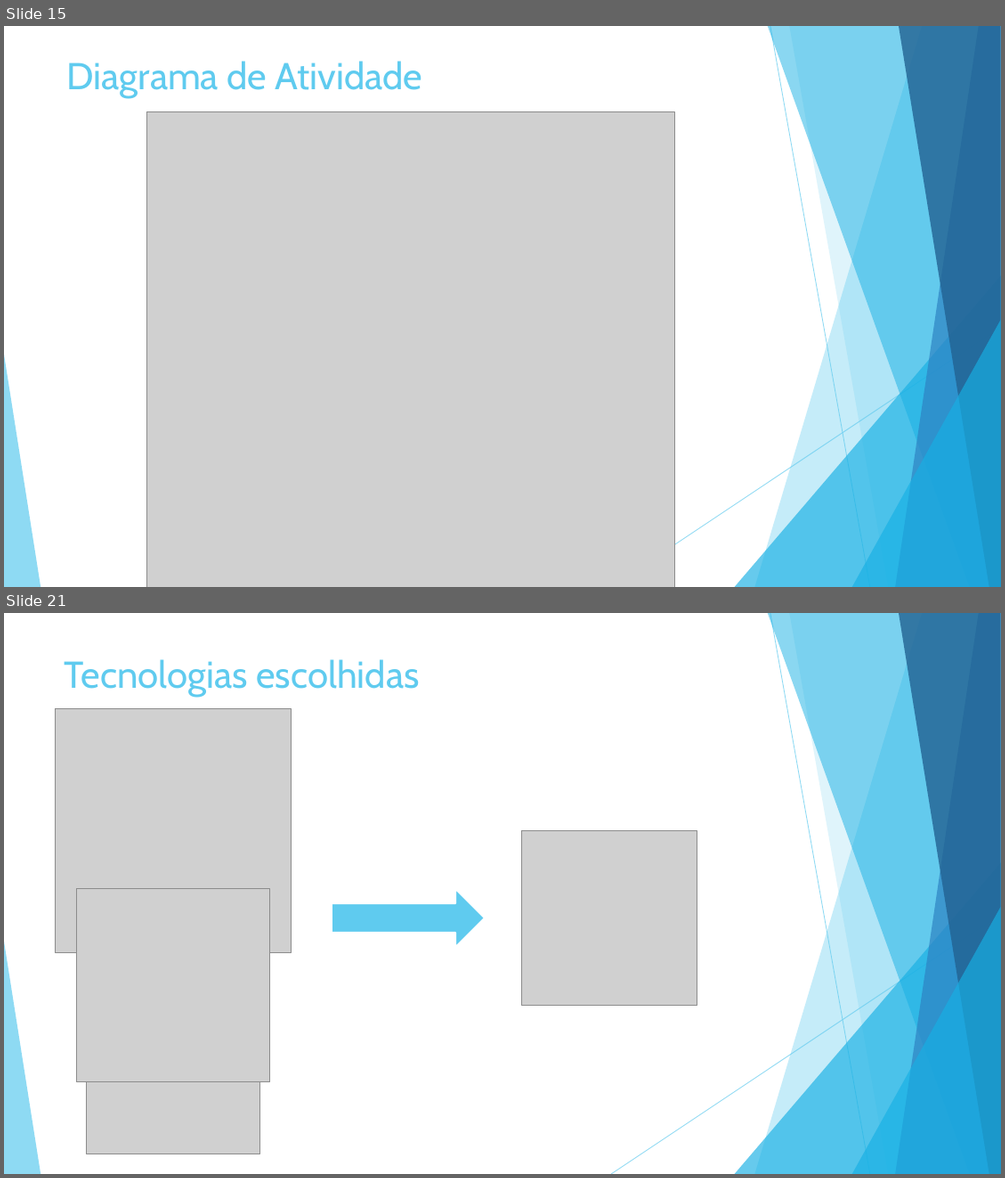
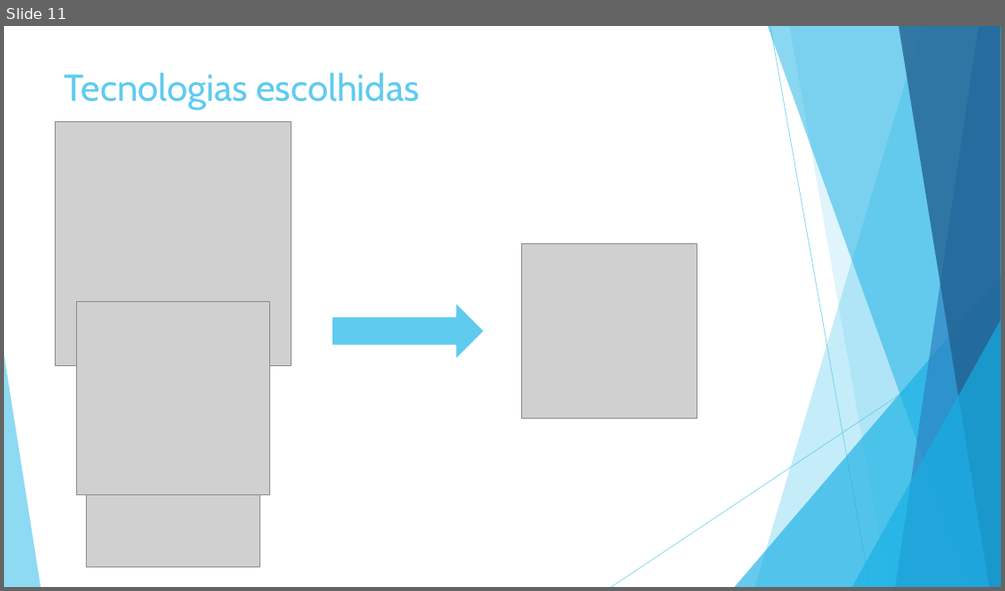
Before and after one commit to vitorjrc/babysitting-system, a slide deck: relatorio/Fase 3/LI4.pptx. Shown one above the other, each under a label of ours: slides 15 and 21 before the commit, slide 11 after it; the slides between them are not shown. The pictures are 1005x1178 and 1005x591 pixels, drawn with LibreOffice and Linux fonts; fonts in the diff are those of the drawing; grey boxes stand for pictures. Boxes give left, top, right and bottom in pixels: in the first picture for what was removed or moved away, otherwise in the second. Text is boxed around its words. In the diff, an @@ line names an element or a change of style, - is before the commit and + after.

```diff
--- a/relatorio/Fase 3/LI4.pptx
+++ b/relatorio/Fase 3/LI4.pptx
@@ slide 15 removed at <box>4,26,1001,587</box>, background #FFFFFF; not listed: 10 template elements that a slide beside it also shows @@
@@ title removed at <box>67,61,423,98</box> @@
-Diagrama de Atividade
@@ picture removed at <box>147,111,675,587</box> @@
@@ what was slide 21 is now slide 11 @@
```
Also in this commit, not shown: 7 slides changed, 6 slides added, 9 other slides removed.
